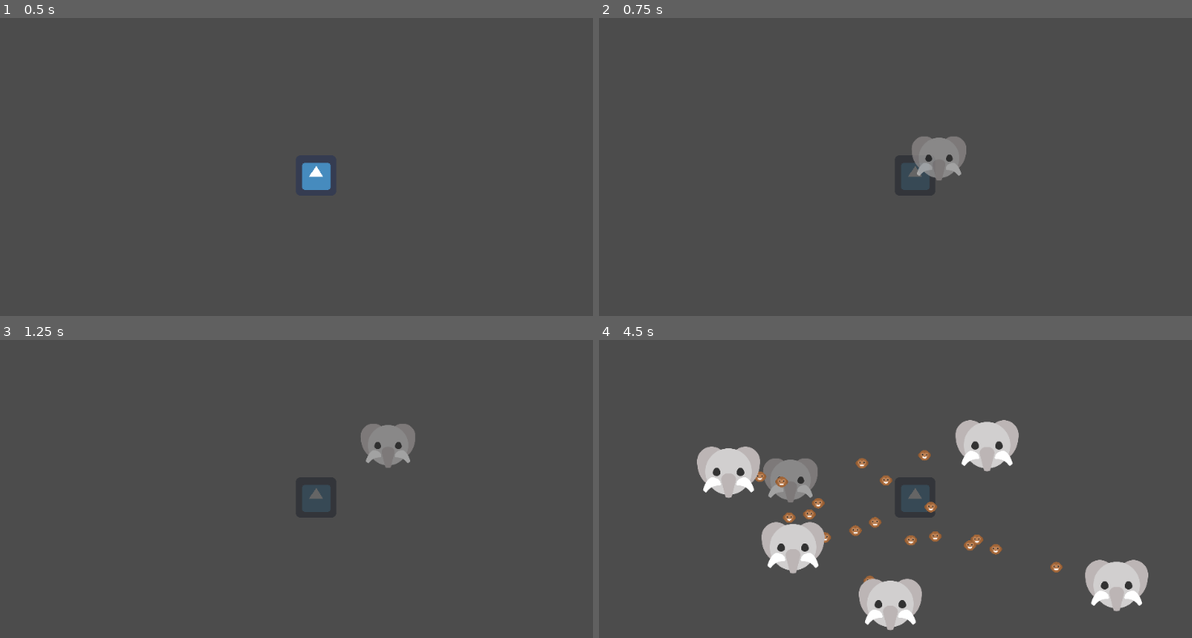
Above: before the commit, frames 1-4 (two rows, left to right).
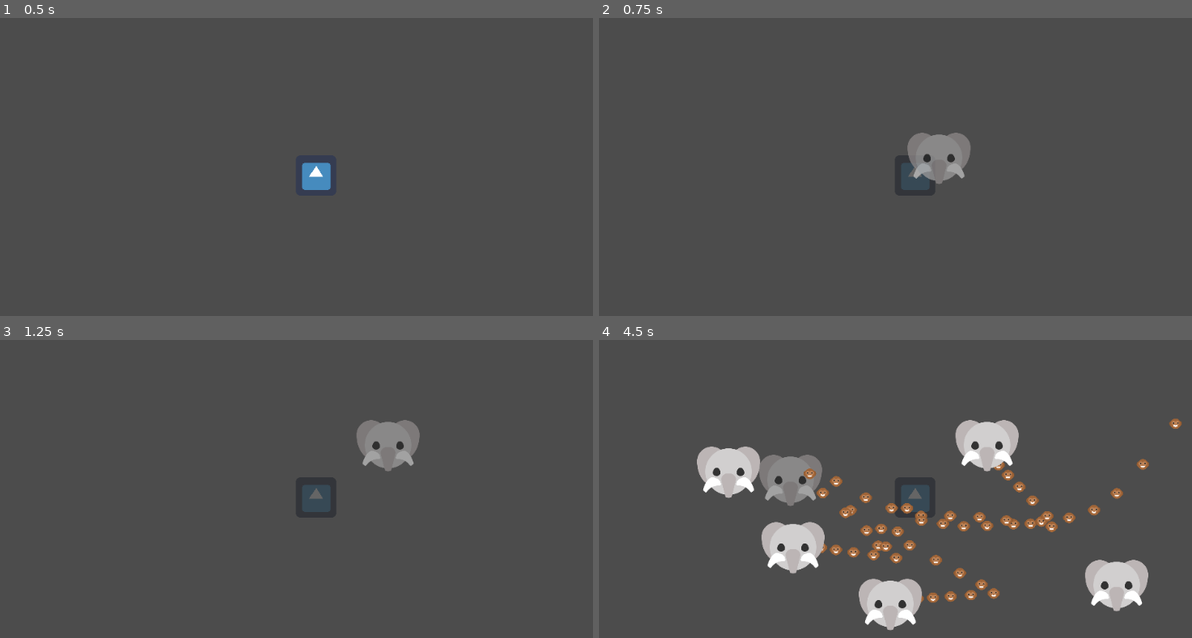
Above: after the commit, the same moments.

Repository: sfu-gdc/bc-game-jam-2021
Game: Godot game, scene res://Main.tscn
The game is run twice, just before and just after one commit, with the same random seed, the same clock (stepped at 60 frames per second) and the same inputs. The engine's default icon, where the game draws it, is replaced by a stand-in: a white triangle on a blue panel in a dark square.
Inputs (mouse positions are in pixels of both pictures, inside the frame that each line leads up to):
- Up to frame 1 (0.5 s): no input
- Up to frame 2 (0.75 s): tap Enter at 0.5 s; drag from (913, 175) to (984, 125) at 0.52 s
- Up to frame 3 (1.25 s): no input
- Up to frame 4 (4.5 s): tap Space at 1.25 s; drag from (794, 548) to (913, 497) at 1.27 s; tap Enter at 2 s; move the mouse to (984, 447) at 2.02 s; click (984, 447) at 2.17 s; drag from (889, 605) to (729, 471) at 2.77 s; move the mouse to (1114, 584) at 3.52 s; click (1114, 584) at 3.67 s; drag from (729, 471) to (913, 497) at 4.27 s

Frame 1 is identical in both runs. In frame 2, 0.4% of the frame differs, in the area x 51-63%, y 38-56%; in frame 3, 0.4%; in frame 4, 3.8%, in the area x 26-99%, y 26-89%.

Commit message:
refactoring, dictionary
refactored most of the code; created a dictionary into the branch

Diff:
--- a/BCGameJam/Bullets/CircularBullet.gd
+++ b/BCGameJam/Bullets/CircularBullet.gd
@@ -7,7 +7,7 @@
 var dmg : float
 var speed : float
 var velocity: Vector2 = Vector2.ZERO
-var acceleration: float = 1000.0
+const rocket_acceleration: float = 400.0
 
 var mouse_position
 var mouse_radius: float = 10
@@ -23,13 +23,32 @@
 
 func _process(delta):
 	mouse_position = get_viewport().get_mouse_position()
-	var direction = global_position.direction_to(mouse_position)
-#	velocity = velocity
-#	velocity = velocity.move_toward(direction * speed, acceleration * delta)
-	velocity = direction * speed
+	var direction = get_direction_to_enemy(mouse_position)
+
+	fire_rocket(speed, direction, delta)
 	velocity = move_and_slide(velocity)
 	if global_position.distance_to(mouse_position) < 10:
 		emit_signal("hit")
 		queue_free()
 
-#	position += transform.x * speed * delta
+
+# set the velocity when the tower is firing homing missle
+func fire_homing_missle(_speed, direction):
+	velocity = direction * _speed
+
+
+# set the velocity when the tower is firing rockets
+func fire_rocket(_speed, direction, _delta):
+	velocity = velocity.move_toward(direction * speed, rocket_acceleration * _delta)
+
+
+# check if the bullet hits the enemy. If the bullet hits, then emit signal, and delete the bullet
+func response_when_hit_enemy(enemy_position: Vector2, enemy_size: float):
+	if global_position.distance_to(enemy_position) < enemy_size:
+		emit_signal("hit")
+		queue_free()
+
+
+# get the direction of bullets towards the enemy
+func get_direction_to_enemy(enemy_position: Vector2):
+	return global_position.direction_to(mouse_position)
--- a/BCGameJam/Bullets/SimpleBullet/SimpleBullet.gd
+++ b/BCGameJam/Bullets/SimpleBullet/SimpleBullet.gd
@@ -5,10 +5,6 @@
 	speed = 1000
 
 
-func _ready():
-	pass
-
-
 # Called every frame. 'delta' is the elapsed time since the previous frame.
 #func _process(delta):
 #	pass
--- a/BCGameJam/Card/Card.gd
+++ b/BCGameJam/Card/Card.gd
@@ -8,13 +8,15 @@
 var is_dragging : bool = false
 var moving_sprite_class = preload("res://Card/MovingSprite.gd")
 # scale the texture or not
-var texture_scale : int = 1
+var texture_size_radius : int
 # scene class to be instanced and placed after clicking while dragging
 var scene_class
 # the moving sprite that will appear when the user clicks on the texture
 var new_moving_sprite
 # the scene of the tower
 var tower_scene : PackedScene
+# stats of the tower
+var stats
 
 onready var level_path = get_node("/root/Main")
 
@@ -29,7 +31,7 @@
 		_turn_dark()
 		clicked = true
 
-		new_moving_sprite = moving_sprite_class.new(image_texture, scene_class, level_path, texture_scale)
+		new_moving_sprite = moving_sprite_class.new(image_texture, scene_class, stats, level_path, texture_size_radius)
 
 		level_path.add_child(new_moving_sprite)
 		new_moving_sprite.global_position = global_position
@@ -56,13 +58,3 @@
 
 func _turn_back():
 	set_modulate(Color(1.0, 1.0, 1.0, 1.0))
-
-
-func _set_size(sprite_node: Sprite, new_width: float) -> void:
-	var width : float = sprite_node.get_texture().get_width()
-	var new_ratio = new_width / width
-	_scale_size(sprite_node, new_ratio)
-
-
-func _scale_size(sprite_node: Sprite, scale: float) -> void:
-	sprite_node.set_scale(Vector2(scale, scale));
--- a/BCGameJam/Card/MovingSprite.gd
+++ b/BCGameJam/Card/MovingSprite.gd
@@ -8,13 +8,17 @@
 
 var scene_class
 var level_path
+var texture_size_radius: int
+var stats
 
 
-func _init(image_texture, _scene_class, path, scale):
+func _init(image_texture, _scene_class, _stats, path, _texture_size_radius: int):
 	# instantiate all the variables
 	texture = image_texture
 	scene_class = _scene_class
+	stats = _stats
 	level_path = path
+	texture_size_radius = _texture_size_radius
 
 	if scene_class == null:
 		print("In moving sprite, item is null, card returns a null object")
@@ -25,7 +29,8 @@
 	# set the texture to be half transparent
 	set_modulate(Color(0.75, 0.75, 0.75, 0.75))
 	# set the scale of the texture
-	set_scale(Vector2(0.25, 0.25))
+	var width = 2 * texture_size_radius
+	_set_size(self, width)
 
 
 func _input(event):
@@ -42,5 +47,16 @@
 
 func _add_object():
 	var scene_instance = scene_class.instance()
+	scene_instance.set_status(stats)
 	level_path.add_child(scene_instance)
 	scene_instance.global_position = get_global_mouse_position()
+
+
+func _set_size(sprite_node: Sprite, new_width: float) -> void:
+	var width : float = sprite_node.get_texture().get_width()
+	var new_ratio = new_width / width
+	_scale_size(sprite_node, new_ratio)
+
+
+func _scale_size(sprite_node: Sprite, scale: float) -> void:
+	sprite_node.set_scale(Vector2(scale, scale));
--- a/BCGameJam/Card/SimpleTowerCard/SimpleTowerCard.gd
+++ b/BCGameJam/Card/SimpleTowerCard/SimpleTowerCard.gd
@@ -1,16 +1,7 @@
 extends Card
 
 
-var tower
-
-
-# Called when the node enters the scene tree for the first time.
-func _ready():
+func _set_card_moving_mechanmic(_texture_size_radius):
 	image_texture = load("res://Assets/elephant.png")
 	scene_class = load("res://Tower/SimpleTower/SimpleTower.tscn")
-	texture_scale = 0.25
-
-
-# Called every frame. 'delta' is the elapsed time since the previous frame.
-#func _process(delta):
-#	pass
+	texture_size_radius = _texture_size_radius
--- a/BCGameJam/GameManager.gd
+++ b/BCGameJam/GameManager.gd
@@ -1,4 +1,13 @@
 extends Node
+
+var tower_stats = {
+	"simple_tower": {
+		"radius": 50,
+		"range": 20,
+		"cool_down": 0.1,
+		"dmg": 10
+	}
+}
 
 var SimpleTowerCard : PackedScene = preload("res://Card/SimpleTowerCard/SimpleTowerCard.tscn")
 
@@ -7,12 +16,23 @@
 
 # Called when the node enters the scene tree for the first time.
 func _ready():
+	instance_simple_tower_card()
+
+# instance the simple tower card
+func instance_simple_tower_card():
 	var tower_card = SimpleTowerCard.instance()
+	tower_card._set_card_moving_mechanmic(tower_stats["simple_tower"]["radius"])
+	tower_card.stats = tower_stats
 	GameScene.add_child(tower_card)
 	tower_card.global_position.x = 500
 	tower_card.global_position.y = 250
 
+# set the size of the sprite to a new width
+func _set_size(sprite_node: Sprite, new_width: float) -> void:
+	var width : float = sprite_node.get_texture().get_width()
+	var new_ratio = new_width / width
+	_scale_size(sprite_node, new_ratio)
 
-# Called every frame. 'delta' is the elapsed time since the previous frame.
-#func _process(delta):
-#	pass
+# scale the sprite, for internal use
+func _scale_size(sprite_node: Sprite, scale: float) -> void:
+	sprite_node.set_scale(Vector2(scale, scale));
--- a/BCGameJam/Tower/SimpleTower/SimpleTower.gd
+++ b/BCGameJam/Tower/SimpleTower/SimpleTower.gd
@@ -1,17 +1,9 @@
 extends Tower
 
 
-func _init():
-	size_radius = 50
-	attack_range = 20
-	attack_cool_down = 0.1
-	attack_dmg = 10
-
-# Called when the node enters the scene tree for the first time.
-func _ready():
-	pass
-
-
-# Called every frame. 'delta' is the elapsed time since the previous frame.
-#func _process(delta):
-#	pass
+func set_status(stats):
+	print(stats)
+	size_radius = stats["simple_tower"]["radius"]
+	attack_range = stats["simple_tower"]["range"]
+	attack_cool_down = stats["simple_tower"]["cool_down"]
+	attack_dmg = stats["simple_tower"]["dmg"]
--- a/BCGameJam/Tower/Tower.gd
+++ b/BCGameJam/Tower/Tower.gd
@@ -1,12 +1,16 @@
 class_name Tower
 extends Node2D
+
 signal timeout
 
+# stats of the tower
+var stats
 
-export(float) var size_radius : float
-export(float) var attack_range : float
-export(float) var attack_cool_down : float
-export(float) var attack_dmg : float
+# radius of size of the tower, attack range, attack cool down, and the attack damage of the tower
+var size_radius : float
+var attack_range : float
+var attack_cool_down : float
+var attack_dmg : float
 
 # once the time counter reaches attack_cool_down, fire the bullet
 var time_counter : float = 100.0
@@ -14,10 +18,10 @@
 
 var SimpleBullet = preload("res://Bullets/SimpleBullet/SimpleBullet.tscn")
 
+# ratio between bullet and tower
+const bullet_to_tower_ratio : float = 0.2
 
-# the time it takes to scale the
-const scale_second : float = 10.0
-
+# nodes
 onready var GameScene : Node = get_node("/root/Main")
 
 # Called when the node enters the scene tree for the first time.
@@ -27,6 +31,7 @@
 	_set_size($Sprite, width)
 
 
+# whenever time reaches cool down, fire bullets and reset time
 func _process(delta):
 	time_counter += delta
 	if time_counter > attack_cool_down:
@@ -40,25 +45,40 @@
 	# get the bullet node
 	var bullet = SimpleBullet.instance()
 	bullet.dmg = attack_dmg
+
 	# set the size of bullet srpte
-	var bullet_sprite: Sprite = bullet.get_node("Sprite")
-	var width : float = 2 * size_radius * 0.2
-	_set_size(bullet_sprite, width)
+	_set_bullet_size(bullet)
+
 	# set the size of bullet's circular shape
-	var shape: CircleShape2D = bullet.get_node("Shape").get_shape()
-	bullet.size_radius = size_radius * 0.2
-	shape.set_radius(bullet.size_radius)
+	_set_bullet_collision_area_radius(bullet)
+
 	# add the bullet to the tower node
 	GameScene.add_child(bullet)
+
+	# set the bullet position to be the tower position
 	bullet.global_position.x = global_position.x
 	bullet.global_position.y = global_position.y
 
 
+
+func _set_bullet_size(bullet: CircularBullet):
+	var bullet_sprite: Sprite = bullet.get_node("Sprite")
+	var width : float = 2 * size_radius * bullet_to_tower_ratio
+	_set_size(bullet_sprite, width)
+
+
+func _set_bullet_collision_area_radius(bullet: CircularBullet):
+	var shape: CircleShape2D = bullet.get_node("Shape").get_shape()
+	bullet.size_radius = size_radius * bullet_to_tower_ratio
+	shape.set_radius(bullet.size_radius)
+
+
+# set the size of the sprite to a new width
 func _set_size(sprite_node: Sprite, new_width: float) -> void:
 	var width : float = sprite_node.get_texture().get_width()
 	var new_ratio = new_width / width
 	_scale_size(sprite_node, new_ratio)
 
-
+# scale the sprite, for internal use
 func _scale_size(sprite_node: Sprite, scale: float) -> void:
 	sprite_node.set_scale(Vector2(scale, scale));
